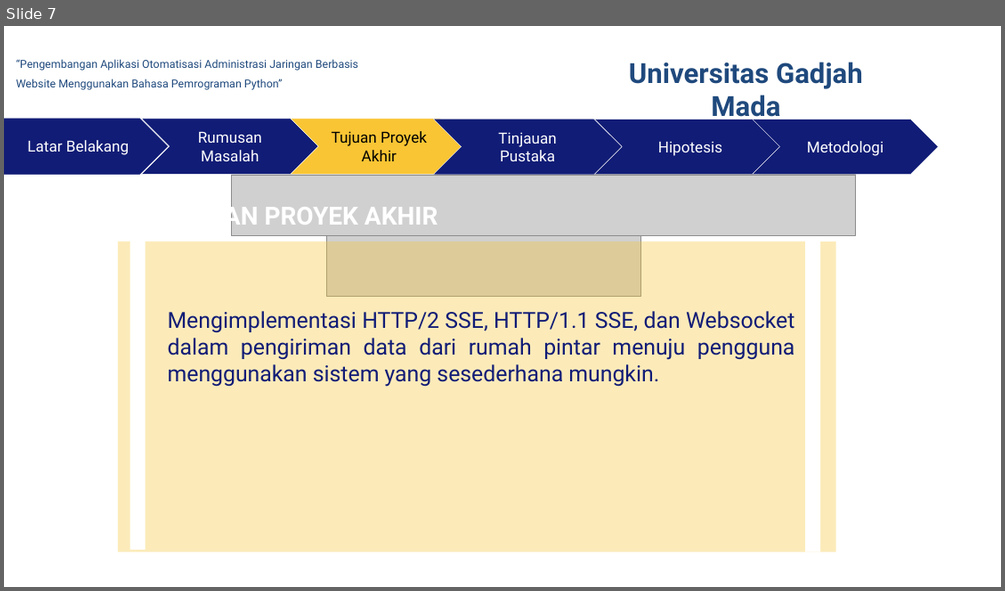
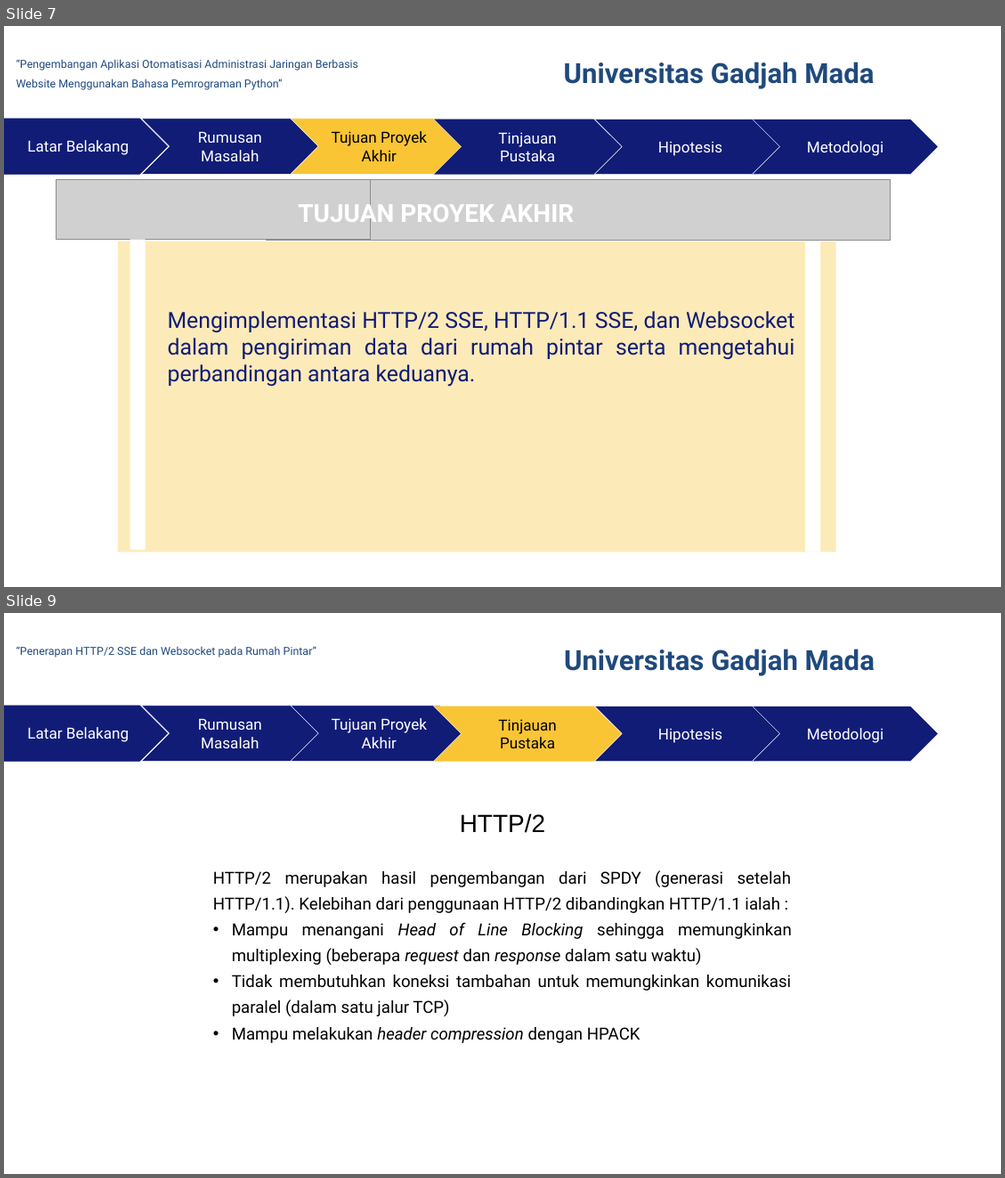
Before and after one commit to rusminto/ws_sse, a slide deck: berkas/ppt muham.pptx. Shown one above the other, each under a label of ours: slide 7 before the commit, slides 7 and 9 after it; the slides between them are not shown. The pictures are 1005x591 and 1005x1178 pixels, drawn with LibreOffice and Linux fonts; fonts in the diff are those of the drawing; grey boxes stand for pictures; background and template pictures are left out. Boxes give left, top, right and bottom in pixels: in the first picture for what was removed or moved away, otherwise in the second. Text is boxed around its words. In the diff, an @@ line names an element or a change of style, - is before the commit and + after.

Commit message:
adjust data

```diff
--- a/berkas/ppt muham.pptx
+++ b/berkas/ppt muham.pptx
@@ slide 9 added at box(4, 613, 1001, 1174), background picture (left out) @@
@@ text added at box(16, 646, 316, 657), 8 pt, text #1F497D @@
+“Penerapan HTTP/2 SSE dan Websocket pada Rumah Pintar”
@@ text added at box(564, 649, 874, 676), 20 pt, text #1F497D, bold @@
+Universitas Gadjah Mada
@@ pentagon arrow added at box(4, 706, 168, 762), fill #111C76, outline #111C76 0.26 pt, 11 pt, text #FFFFFF @@
+Latar Belakang
@@ chevron added at box(142, 706, 319, 762), fill #111C76, outline #FFFFFF 0.26 pt, 11 pt, text #FFFFFF @@
+Rumusan Masalah
@@ chevron added at box(291, 706, 469, 762), fill #111C76, outline #FFFFFF 0.26 pt, 11 pt, text #FFFFFF @@
+Tujuan Proyek Akhir
@@ chevron added at box(434, 706, 622, 762), fill #F9C534, outline #FFFFFF 0.26 pt, 11 pt, text #000000 @@
+Tinjauan Pustaka
@@ chevron added at box(594, 706, 785, 761), fill #111C76, outline #FFFFFF 0.26 pt, 11 pt, text #FFFFFF @@
+Hipotesis
@@ chevron added at box(752, 706, 938, 761), fill #111C76, outline #FFFFFF 0.26 pt, 11 pt, text #FFFFFF @@
+Metodologi
@@ text added at box(460, 813, 545, 833), 18 pt, text #000000 @@
+HTTP/2
@@ text added at box(213, 870, 792, 1043), 12 pt, text #000000 @@
+HTTP/2 merupakan hasil pengembangan dari SPDY (generasi setelah HTTP/1.1). Kelebihan dari penggunaan HTTP/2 dibandingkan HTTP/1.1 ialah :
+• Mampu menangani Head of Line Blocking sehingga memungkinkan multiplexing (beberapa request dan response dalam satu waktu)
+• Tidak membutuhkan koneksi tambahan untuk memungkinkan komunikasi paralel (dalam satu jalur TCP)
+• Mampu melakukan header compression dengan HPACK
@@ slide 7 changed as well @@
@@ text "Universitas Gadjah Mada" rewrapped from box(629, 62, 863, 123) to box(564, 62, 874, 89) @@
@@ picture: place and size @@
-picture at box(327, 235, 641, 297)
+picture at box(56, 179, 370, 240)
@@ picture: place and size @@
-picture at box(231, 175, 855, 235)
+picture at box(267, 179, 890, 240)
@@ text "TUJUAN PROYEK AKHIR": place and size @@
-text "TUJUAN PROYEK AKHIR" at box(162, 201, 437, 231)
+text "TUJUAN PROYEK AKHIR" at box(298, 199, 574, 228)
@@ text in rectangle at box(168, 311, 795, 386): text changed @@
-Mengimplementasi HTTP/2 SSE, HTTP/1.1 SSE, dan Websocket dalam pengiriman data dari rumah pintar menuju pengguna menggunakan sistem yang sesederhana mungkin.
+Mengimplementasi HTTP/2 SSE, HTTP/1.1 SSE, dan Websocket dalam pengiriman data dari rumah pintar serta mengetahui perbandingan antara keduanya.
```
Also in this commit, not shown: 15 other slides changed, 8 other slides added, 12 other files.
